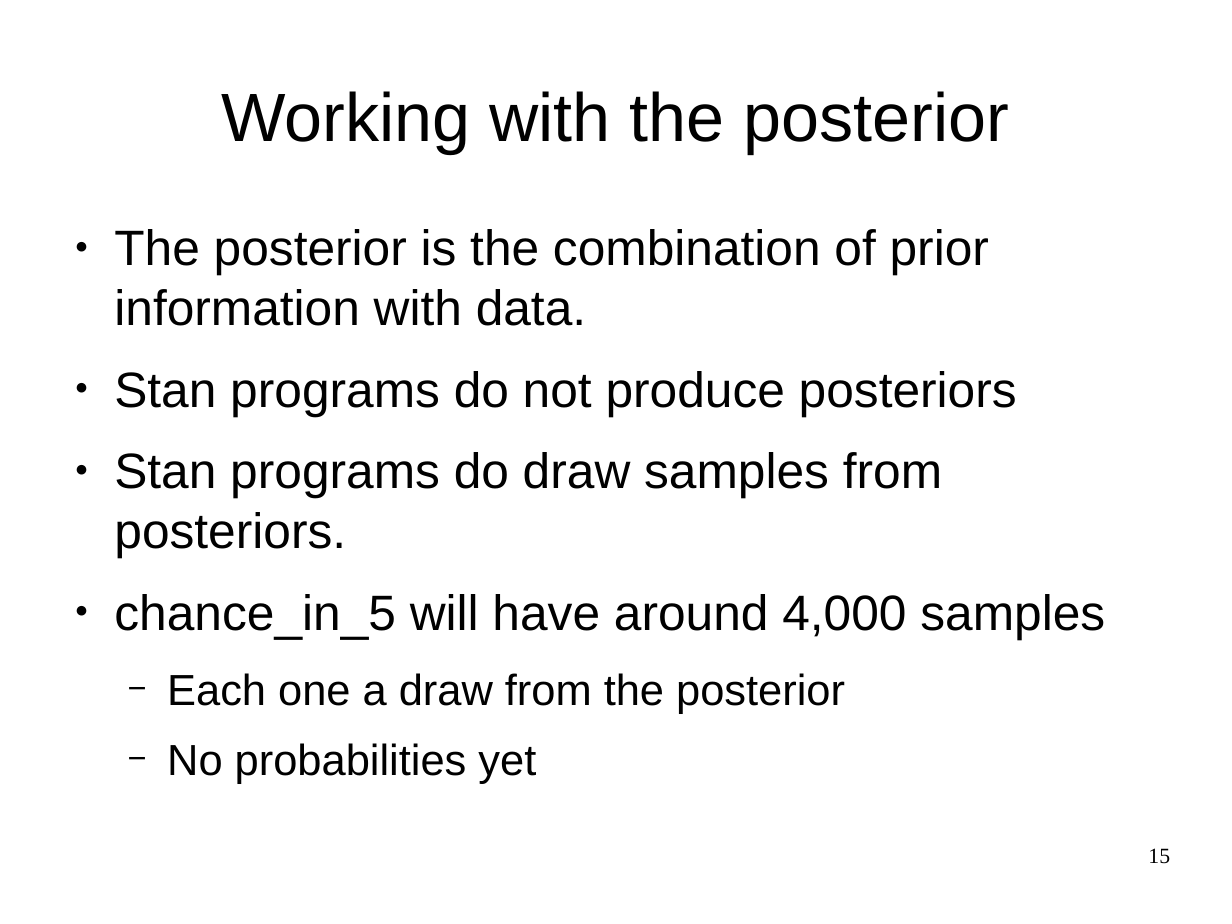
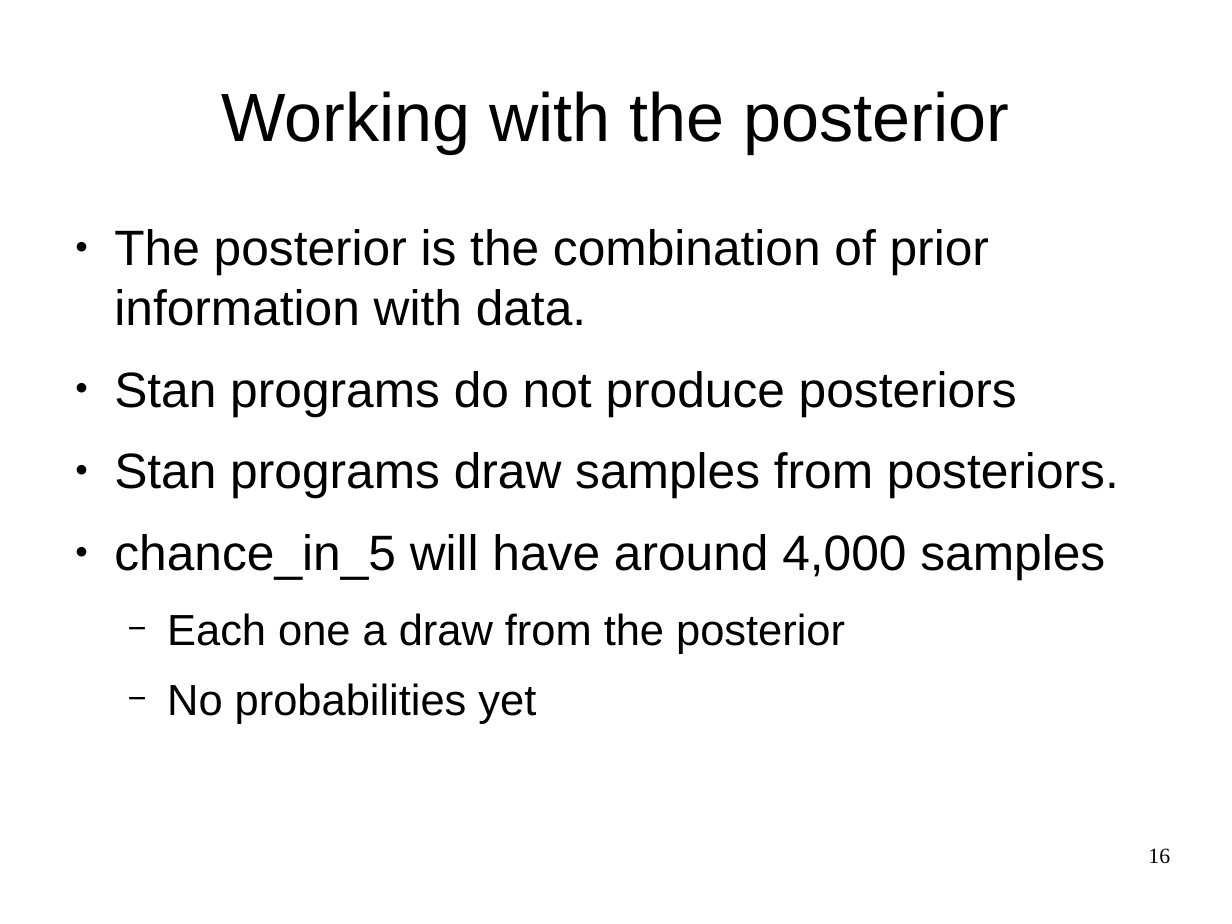
Before and after one commit to breckbaldwin/StanIsThePlanDist, a slide deck: slide 16 of slides/StanIsThePlanPyData.odp (slide 15 before the commit). Drawn at 1232x924 pixels with LibreOffice and Linux fonts; fonts in the diff are those of the drawing. Boxes give left, top, right and bottom in pixels: in the first picture for what was removed or moved away, otherwise in the second. Text is boxed around its words. In the diff, an @@ line names an element or a change of style, - is before the commit and + after.

```diff
--- a/slides/StanIsThePlanPyData.odp
+++ b/slides/StanIsThePlanPyData.odp
@@ text at box(114, 452, 1119, 498): text changed @@
-● Stan programs do draw samples from posteriors.
+● Stan programs draw samples from posteriors.
@@ page number at box(1148, 848, 1170, 864): text changed @@
-15
+16
```
Also in this commit, not shown: 9 other slides changed, 8 slides added, 12 slides removed.
